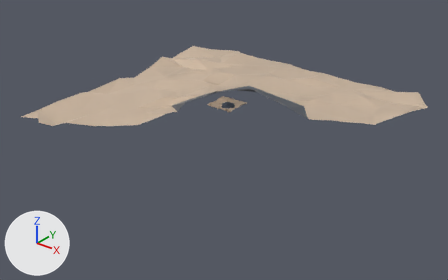
Two versions of the Blender file World/Mountains.blend, one commit apart.
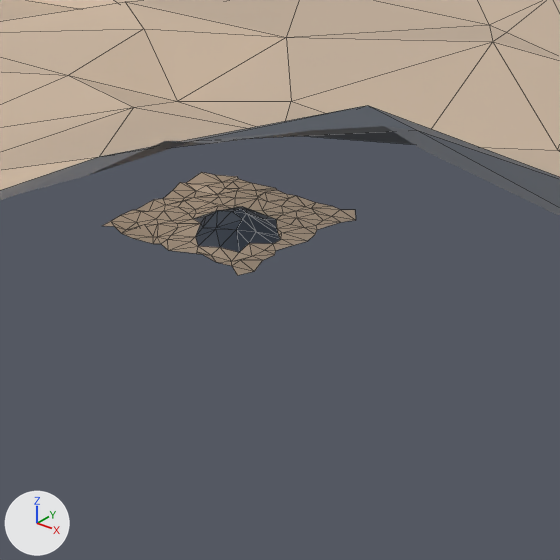
Each version appears first whole from a camera (50 mm lens) standing at (24.69, -31.15, 16.47) and looking at (0.82, -1.32, -2.03), and next in a close-up on the part from 42% to 62% of the width and 25% to 56% of the height. The lights are fixed; the arrows at lower left show +X, +Y and +Z. The close-ups show mesh edges as thin lines. Everything nearer to the camera than a plane just in front of the edit is cut away.

Names of what the first close-up shows: 'Plane', 'plane-col'.
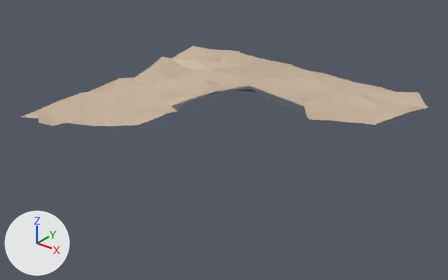
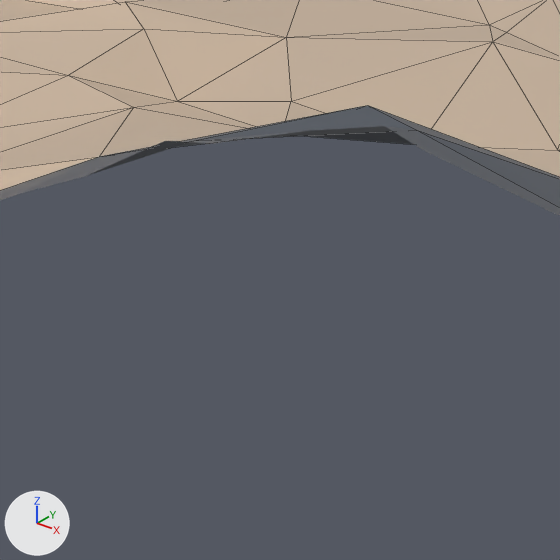
What the commit changed:
Object 'plane-col' (ob_plane_col) is rescaled from (1.0, 1.0, 1.0) to (10.0, 10.0, 10.0).
Object 'plane-col' (ob_plane_col) is now hidden.

Where the change shows, as pixel boxes [x1, y1, x2, y2] in the close-ups (560 x 560 px):
'plane-col', hidden (brown): before [102, 172, 356, 275]
